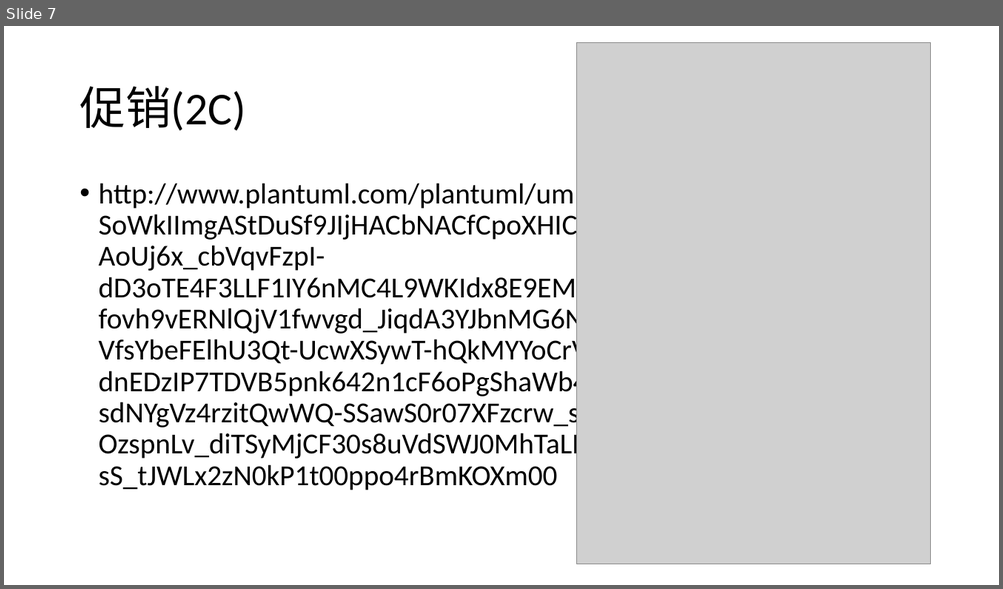
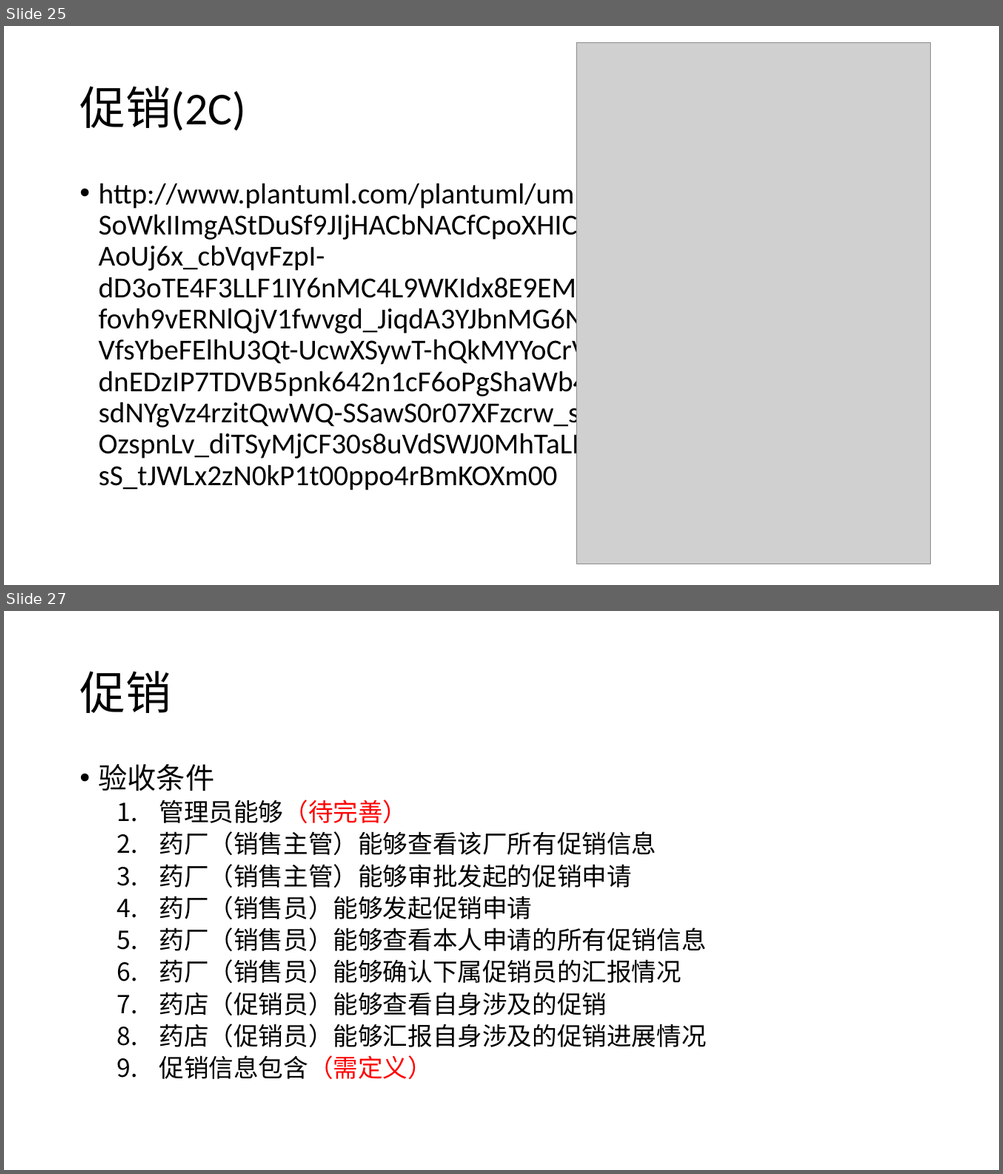
Before and after one commit to swansrp/Tanya, a slide deck: doc/prd.pptx. Shown one above the other, each under a label of ours: slide 7 before the commit, slides 25 and 27 after it; the slides between them are not shown. The pictures are 1003x589 and 1003x1174 pixels, drawn with LibreOffice and Linux fonts; fonts in the diff are those of the drawing; grey boxes stand for pictures. Boxes give left, top, right and bottom in pixels: in the first picture for what was removed or moved away, otherwise in the second. Text is boxed around its words. In the diff, an @@ line names an element or a change of style, - is before the commit and + after.

```diff
--- a/doc/prd.pptx
+++ b/doc/prd.pptx
@@ slide 27 added at <box>4,611,999,1170</box>, background #FFFFFF @@
@@ title added at <box>79,671,170,713</box>, 44 pt, text #000000 @@
+促销
@@ text added at <box>99,764,706,1079</box>, 24 pt, text #000000 @@
+• 验收条件
+  1. 管理员能够（待完善）
+  2. 药厂（销售主管）能够查看该厂所有促销信息
+  3. 药厂（销售主管）能够审批发起的促销申请
+  4. 药厂（销售员）能够发起促销申请
+  5. 药厂（销售员）能够查看本人申请的所有促销信息
+  6. 药厂（销售员）能够确认下属促销员的汇报情况
+  7. 药店（促销员）能够查看自身涉及的促销
+  8. 药店（促销员）能够汇报自身涉及的促销进展情况
+  9. 促销信息包含（需定义）
@@ what was slide 7 is now slide 25 @@
```
Also in this commit, not shown: 2 slides changed, 21 other slides added.
